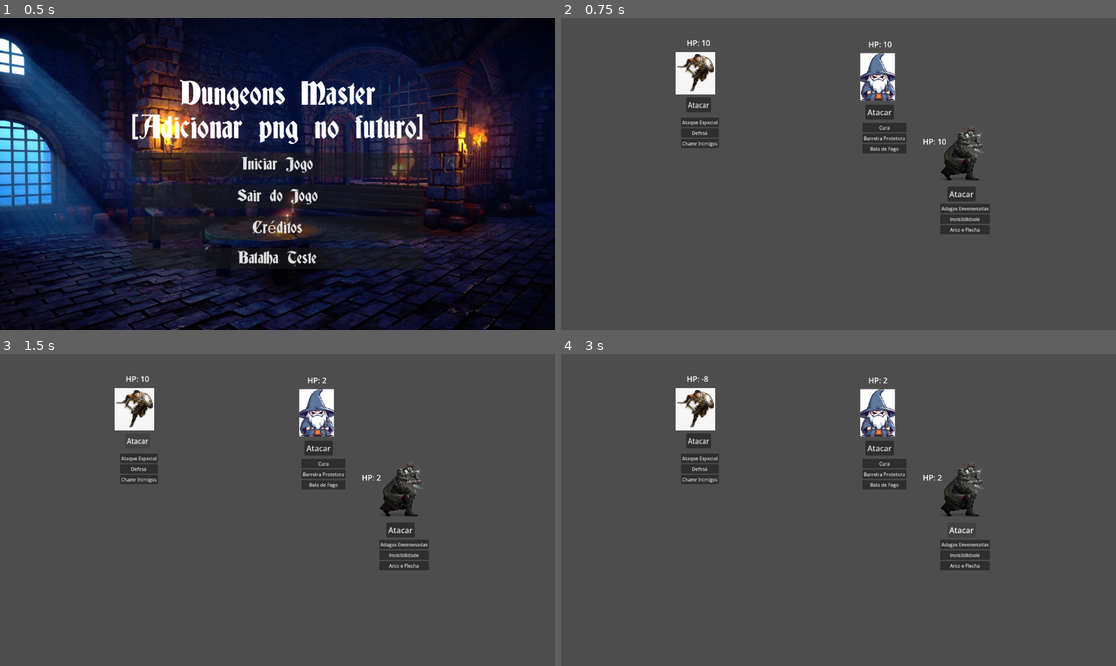
Above: before the commit, frames 1-4 (two rows, left to right).
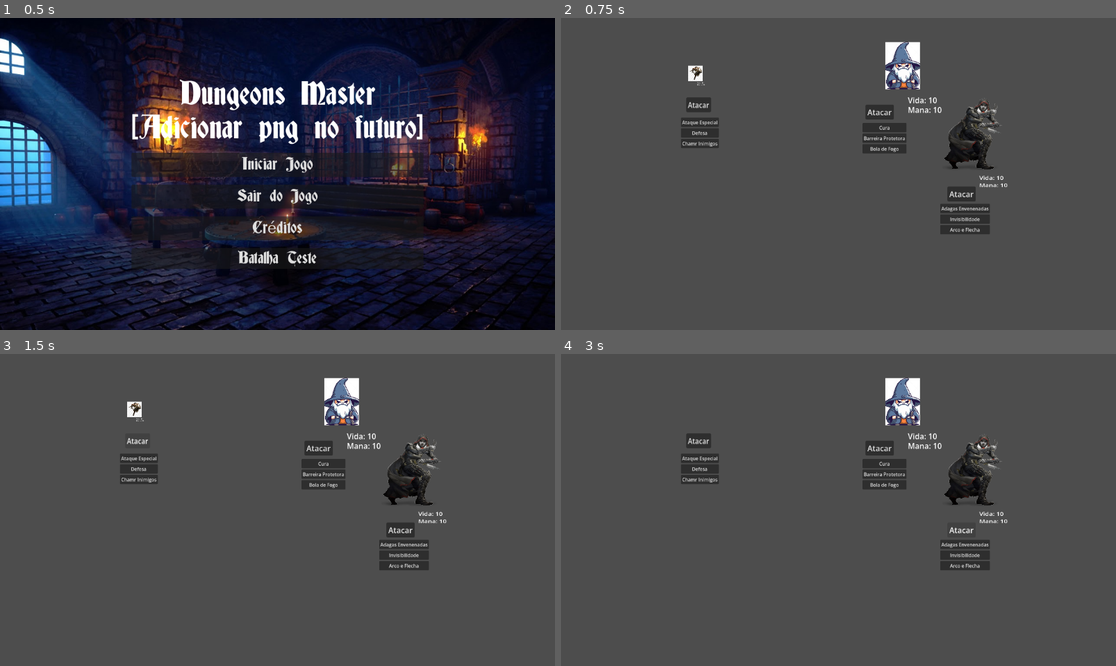
Above: after the commit, the same moments.

Repository: ygcs796/dungeon-master-ps-laje
Game: Godot game, scene res://interfaces/menu_principal.tscn
Same seed, same stepped clock (60 frames per second), same inputs: the game is played once before the commit and once after it.
Inputs:
- Up to frame 1 (0.5 s): no input
- Up to frame 2 (0.75 s): click "Batalha Teste" at 0.5 s
- Up to frame 3 (1.5 s): click "Atacar" at 1.25 s
- Up to frame 4 (3 s): click "Atacar" at 2 s; click "Atacar" at 2.75 s

Frame 1 is identical in both runs. In frame 2, 3.9% of the frame differs, in the area x 20-81%, y 7-55%; in frame 3, 3.9%; in frame 4, 4.0%.

Commit message:
Batalha automática com muitos bugs
Tô tentando implementar a batalha automática, mas acho que usar a função _process tá me atrapalhando. Preciso corrigir isso

Diff:
--- a/battle_test.gd
+++ b/battle_test.gd
@@ -1,16 +1,130 @@
 extends Node2D
 
 @export var ataque_grupo : bool
+
+@onready var guerreiro = $Warrior
+@onready var mago = $Mage
+@onready var ladino = $Rogue
+
 
 # Called when the node enters the scene tree for the first time.
 func _ready() -> void:
-	$VidaGuerreiro.text = "HP: " + str($Warrior.vida)
-	$VidaMago.text = "HP: " + str($Mage.vida)
-	$VidaLadino.text = "HP: " + str($Rogue.vida)
-
+	#$VidaGuerreiro.text = "HP: " + str($Warrior.vida)
+	#$VidaMago.text = "HP: " + str($Mage.vida)
+	#$VidaLadino.text = "HP: " + str($Rogue.vida)
+	pass
+
+# para as ações dos NPC's
+func sorteador_acoes() -> int:
+
+	# pelo o que eu entendi, os ataques especiais começam em 1
+	# Tô considerando o ataque normal como zero
+	var numero_escolhido = randi_range(0, 3)
+
+	return numero_escolhido
+
+func acao_guerreiro() -> void:
+	# verificando se está vivo ou não. Se não, o nó é apagado da cena
+	if (is_instance_valid(guerreiro)):
+		var acao_escolhida = sorteador_acoes()
+		match (acao_escolhida):
+			0:
+				print("Ataque 0") # só para fins de debug
+				if(is_instance_valid(mago) or is_instance_valid(ladino)):
+					var dano = guerreiro.atacar()
+					if is_instance_valid(mago): # verificando se está vivo
+						mago.receber_dano(dano)
+					if is_instance_valid(ladino): # verificando se está vivo
+						ladino.receber_dano(dano)
+			1:
+				print("Ataque 1") # só para fins de debug
+				guerreiro.ataque_especial(1) # escudo
+			2:
+				print("Ataque 2") # só para fins de debug
+				if(is_instance_valid(mago) or is_instance_valid(ladino)):
+					var dano = guerreiro.ataque_especial(2) # ESPECIAL_ATAQUE
+					if is_instance_valid(mago): # verificando se está vivo
+						mago.receber_dano(dano)
+					if is_instance_valid(ladino): # verificando se está vivo
+						ladino.receber_dano(dano)
+			3:
+				print("Ataque 3") # só para fins de debug
+				guerreiro.ataque_especial(3) # CHAMAR INIMIGOS
+	return
+
+func acao_mago() -> void:
+	# verificando se está vivo ou não. Se não, o nó é apagado da cena
+	if (is_instance_valid(mago)):
+		var acao_escolhida = sorteador_acoes()
+		match (acao_escolhida):
+			0:
+				print("Ataque 0") # só para fins de debug
+				if(is_instance_valid(guerreiro) or is_instance_valid(ladino)):
+					var dano = mago.atacar()
+					if is_instance_valid(guerreiro): # verificando se está vivo
+						guerreiro.receber_dano(dano)
+					if is_instance_valid(ladino): # verificando se está vivo
+						ladino.receber_dano(dano)
+			1:
+				print("Ataque 1") # só para fins de debug
+				mago.ataque_especial(1) # escudo
+			2:
+				print("Ataque 2") # só para fins de debug
+				if(is_instance_valid(guerreiro) or is_instance_valid(ladino)):
+					var dano = mago.ataque_especial(2) # ESPECIAL_ATAQUE
+					if is_instance_valid(guerreiro): # verificando se está vivo
+						guerreiro.receber_dano(dano)
+					if is_instance_valid(ladino): # verificando se está vivo
+						ladino.receber_dano(dano)
+			3:
+				print("Ataque 3") # só para fins de debug
+				mago.ataque_especial(3) # CHAMAR INIMIGOS
+	return
+
+func acao_ladino() -> void:
+	# verificando se está vivo ou não. Se não, o nó é apagado da cena
+	if (is_instance_valid(ladino)):
+		var acao_escolhida = sorteador_acoes()
+		match (acao_escolhida):
+			0:
+				print("Ataque 0") # só para fins de debug
+				if(is_instance_valid(mago) or is_instance_valid(guerreiro)):
+					var dano = ladino.atacar()
+					if is_instance_valid(mago): # verificando se está vivo
+						mago.receber_dano(dano)
+					if is_instance_valid(guerreiro): # verificando se está vivo
+						guerreiro.receber_dano(dano)
+			1:
+				print("Ataque 1") # só para fins de debug
+				ladino.ataque_especial(1) # escudo
+			2:
+				print("Ataque 2") # só para fins de debug
+				if(is_instance_valid(mago) or is_instance_valid(guerreiro)):
+					var dano = ladino.ataque_especial(2) # ESPECIAL_ATAQUE
+					if is_instance_valid(mago): # verificando se está vivo
+						mago.receber_dano(dano)
+					if is_instance_valid(guerreiro): # verificando se está vivo
+						guerreiro.receber_dano(dano)
+			3:
+				print("Ataque 3") # só para fins de debug
+				ladino.ataque_especial(3) # CHAMAR INIMIGOS
+	return
 
 # Called every frame. 'delta' is the elapsed time since the previous frame.
 func _process(delta: float) -> void:
+
+	# FOR só para testar
+	for i in range(3):
+		# esperar um tempo para começar as batalhas
+		await get_tree().create_timer(5.0).timeout
+		match i:
+			1: 	# Quem ataca primeiro é o guerreiro
+				acao_guerreiro()
+			2: 	# Depois o mago
+				acao_mago()
+			3: 	# Depois o ladino
+				acao_ladino()
+
 	pass
 
 
--- a/battle_test.tscn
+++ b/battle_test.tscn
@@ -7,16 +7,16 @@
 
 [node name="BattleTest" type="Node2D" unique_id=978144693]
 script = ExtResource("1_kt1od")
+ataque_grupo = null
 
 [node name="Rogue" parent="." unique_id=580321455 instance=ExtResource("2_0q417")]
-position = Vector2(833.00006, 281.00003)
+position = Vector2(854, 241)
 scale = Vector2(0.5102701, 0.42617473)
 especial_adagas_envenenadas = 2
 especial_invisibilidade = 2
 especial_arco_e_flecha = 2
 adagas = true
 arco_e_flecha = true
-usar_invisibilidade = false
 constituicao = 7
 vida = 10
 forca = 4
@@ -30,7 +30,6 @@
 especial_defesa = 2
 especial_ataque = 2
 especial_chamar_inimigos = 2
-usar_escudo = false
 constituicao = 7
 vida = 10
 forca = 7
@@ -39,11 +38,10 @@
 vivo = true
 
 [node name="Mage" parent="." unique_id=919070144 instance=ExtResource("3_0q417")]
-position = Vector2(657, 122)
+position = Vector2(709, 99)
 especial_cura = 2
 especial_barreira_protetora = 2
 especial_bola_de_fogo = 2
-usar_barreira = false
 constituicao = 5
 vida = 10
 forca = 3
@@ -74,24 +72,28 @@
 text = "Atacar"
 
 [node name="VidaGuerreiro" type="Label" parent="." unique_id=245223119]
+visible = false
 offset_left = 261.0
 offset_top = 40.0
 offset_right = 301.0
 offset_bottom = 63.0
 
 [node name="ConstituicaoGuerreiro" type="Label" parent="." unique_id=1345954668]
+visible = false
 offset_left = 338.0
 offset_top = 122.0
 offset_right = 378.0
 offset_bottom = 145.0
 
 [node name="VidaMago" type="Label" parent="." unique_id=1262220744]
+visible = false
 offset_left = 638.0
 offset_top = 43.0
 offset_right = 678.0
 offset_bottom = 66.0
 
 [node name="VidaLadino" type="Label" parent="." unique_id=1112208164]
+visible = false
 offset_left = 751.0
 offset_top = 245.0
 offset_right = 791.0
--- a/entidades/classes/mage/mage.tscn
+++ b/entidades/classes/mage/mage.tscn
@@ -6,7 +6,25 @@
 
 [node name="Mage" unique_id=919070144 instance=ExtResource("1_quceg")]
 script = ExtResource("2_qjy21")
+especial_cura = 0
+especial_barreira_protetora = 0
+especial_bola_de_fogo = 0
+usar_barreira = false
 
 [node name="Sprite2D" parent="." index="1" unique_id=1188518273]
 scale = Vector2(0.2, 0.2)
 texture = ExtResource("3_gbvqu")
+
+[node name="texto_vida" type="Label" parent="." index="2" unique_id=826498608]
+offset_left = 11.0
+offset_top = 60.0
+offset_right = 76.0
+offset_bottom = 83.0
+text = "Vida: 10 "
+
+[node name="texto_mana" type="Label" parent="." index="3" unique_id=1819541558]
+offset_left = 11.0
+offset_top = 80.0
+offset_right = 82.0
+offset_bottom = 103.0
+text = "Mana: 10"
--- a/entidades/classes/rogue/rogue.tscn
+++ b/entidades/classes/rogue/rogue.tscn
@@ -1,12 +1,35 @@
 [gd_scene format=3 uid="uid://ba6bjjdvidxkm"]
 
-[ext_resource type="PackedScene" uid="uid://bqlx3tajdh077" path="res://entities/npc_base/NPC.tscn" id="1_jjiue"]
-[ext_resource type="Script" uid="uid://dlgpnlurimpmt" path="res://entities/classes/rogue/rogue.gd" id="2_1xnkq"]
+[ext_resource type="PackedScene" uid="uid://bqlx3tajdh077" path="res://entidades/npc_base/NPC.tscn" id="1_jjiue"]
+[ext_resource type="Script" uid="uid://dlgpnlurimpmt" path="res://entidades/classes/rogue/rogue.gd" id="2_1xnkq"]
 [ext_resource type="Texture2D" uid="uid://b325c2uej78u4" path="res://assets/npc/rogue.png" id="3_1xnkq"]
 
 [node name="Rogue" unique_id=580321455 instance=ExtResource("1_jjiue")]
 script = ExtResource("2_1xnkq")
+especial_adagas_envenenadas = 0
+especial_invisibilidade = 0
+especial_arco_e_flecha = 0
+adagas = false
+arco_e_flecha = false
+usar_invisibilidade = false
 
 [node name="Sprite2D" parent="." index="1" unique_id=1188518273]
-scale = Vector2(0.45671532, 0.45138556)
+position = Vector2(2.3841858e-07, 0)
+scale = Vector2(0.5924353, 0.5855217)
 texture = ExtResource("3_1xnkq")
+
+[node name="texto_vida" type="Label" parent="." index="2" unique_id=515626092]
+offset_left = 28.0
+offset_top = 195.0
+offset_right = 133.0
+offset_bottom = 231.0
+theme_override_font_sizes/font_size = 26
+text = "Vida: 10 "
+
+[node name="texto_mana" type="Label" parent="." index="3" unique_id=1725833164]
+offset_left = 28.0
+offset_top = 231.0
+offset_right = 142.0
+offset_bottom = 267.0
+theme_override_font_sizes/font_size = 26
+text = "Mana: 10"
--- a/entidades/classes/warrior/warrior.gd
+++ b/entidades/classes/warrior/warrior.gd
@@ -22,6 +22,7 @@
 
 	if(not usar_escudo):
 		vida -= quantidade
+		$texto_vida.text = "Vida: " + str(vida)
 
 		if(vida <= 0):
 			morre()
--- a/entidades/classes/warrior/warrior.tscn
+++ b/entidades/classes/warrior/warrior.tscn
@@ -1,12 +1,31 @@
 [gd_scene format=3 uid="uid://82n3b2d5p5yj"]
 
-[ext_resource type="PackedScene" uid="uid://bqlx3tajdh077" path="res://entities/npc_base/NPC.tscn" id="1_6s18h"]
-[ext_resource type="Script" uid="uid://cb2vky0k3f6q" path="res://entities/classes/warrior/warrior.gd" id="2_f7phk"]
+[ext_resource type="PackedScene" uid="uid://bqlx3tajdh077" path="res://entidades/npc_base/NPC.tscn" id="1_6s18h"]
+[ext_resource type="Script" uid="uid://cb2vky0k3f6q" path="res://entidades/classes/warrior/warrior.gd" id="2_f7phk"]
 [ext_resource type="Texture2D" uid="uid://duvv5dlmugfa3" path="res://assets/npc/warrior.png" id="3_f7phk"]
 
 [node name="Warrior" unique_id=580321455 instance=ExtResource("1_6s18h")]
 script = ExtResource("2_f7phk")
+especial_defesa = 0
+especial_ataque = 0
+especial_chamar_inimigos = 0
+usar_escudo = false
 
 [node name="Sprite2D" parent="." index="1" unique_id=1188518273]
-scale = Vector2(0.43929017, 0.4421535)
+position = Vector2(5.9604645e-08, 5.9604645e-08)
+scale = Vector2(0.15549266, 0.15650621)
 texture = ExtResource("3_f7phk")
+
+[node name="texto_vida" type="Label" parent="." index="2" unique_id=750782219]
+offset_left = 19.0
+offset_top = 91.0
+offset_right = 84.0
+offset_bottom = 114.0
+text = "Vida: 10 "
+
+[node name="texto_mana" type="Label" parent="." index="3" unique_id=1171128760]
+offset_left = 19.0
+offset_top = 111.0
+offset_right = 90.0
+offset_bottom = 134.0
+text = "Mana: 10"
--- a/entidades/npc_base/npc.gd
+++ b/entidades/npc_base/npc.gd
@@ -24,7 +24,7 @@
 	pass
 
 func morre():
-	vivo = false
+	queue_free()
 	print("morreu")
 
 # Called when the node enters the scene tree for the first time.
